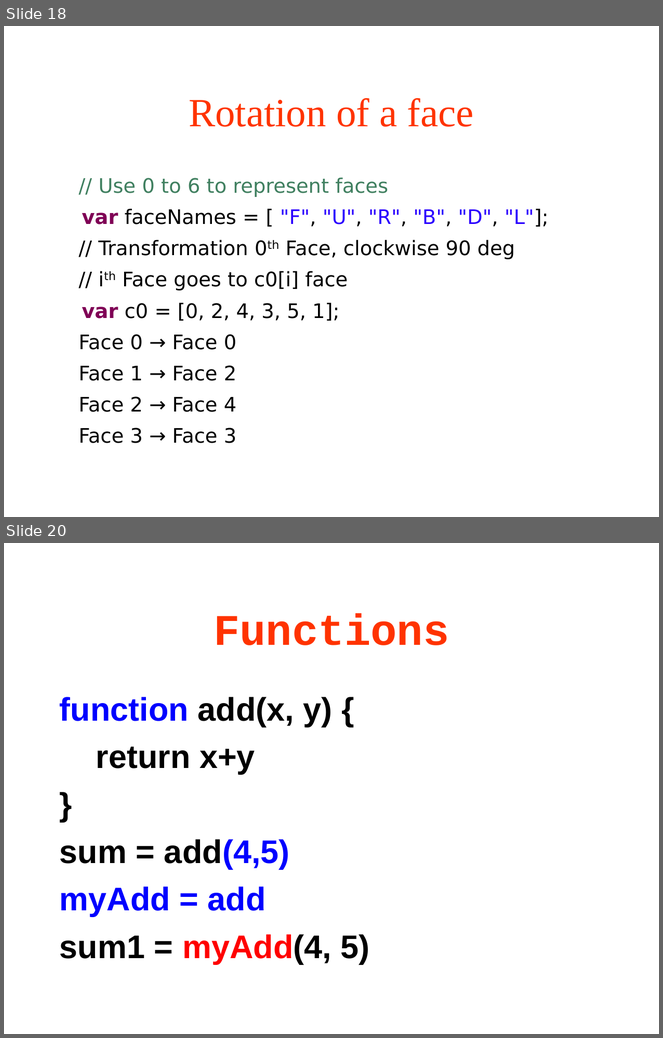
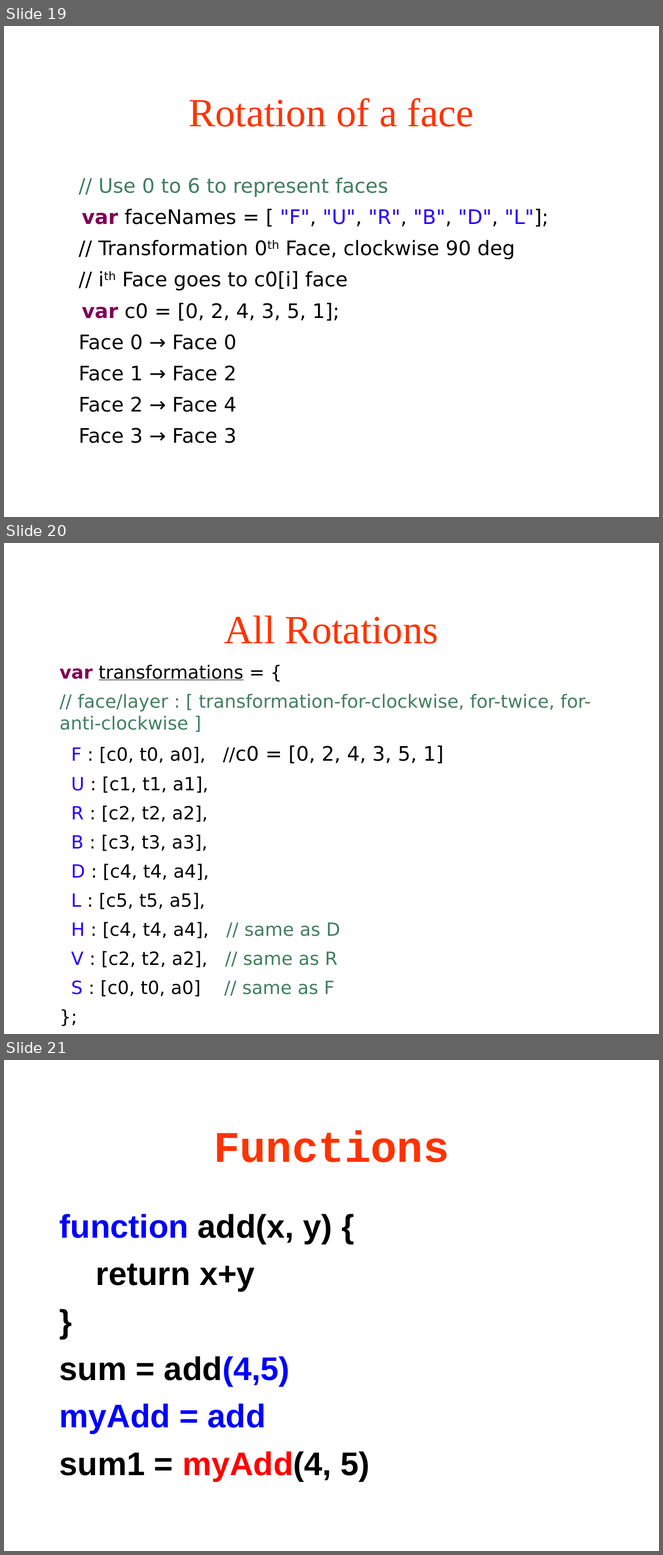
Before and after one commit to krmanoj/CodeCamp, a slide deck: 2014/ppt/JavaScrip_RubikCube.odp. Shown one above the other, each under a label of ours: slides 18 and 20 before the commit, slides 19, 20 and 21 after it; the slides between them are not shown. The pictures are 663x1038 and 663x1555 pixels, drawn with LibreOffice and Linux fonts; fonts in the diff are those of the drawing. Boxes give left, top, right and bottom in pixels: in the first picture for what was removed or moved away, otherwise in the second. Text is boxed around its words. In the diff, an @@ line names an element or a change of style, - is before the commit and + after.

```diff
--- a/2014/ppt/JavaScrip_RubikCube.odp
+++ b/2014/ppt/JavaScrip_RubikCube.odp
@@ slide 20 added at [4,543,659,1034], background #FFFFFF @@
@@ title added at [224,615,439,644], 44 pt, text #FF3300 @@
+All Rotations
@@ text added at [60,665,591,997], 20 pt, text #000000 @@
+var transformations = {
+// face/layer : [ transformation-for-clockwise, for-twice, for-anti-clockwise ]
+F : [c0, t0, a0], //c0 = [0, 2, 4, 3, 5, 1]
+U : [c1, t1, a1],
+R : [c2, t2, a2],
+B : [c3, t3, a3],
+D : [c4, t4, a4],
+L : [c5, t5, a5],
+H : [c4, t4, a4], // same as D
+V : [c2, t2, a2], // same as R
+S : [c0, t0, a0] // same as F
+};
@@ what was slide 18 is now slide 19 @@
@@ what was slide 20 is now slide 21 @@
```
Also in this commit, not shown: 1 slide changed, 1 other file.
